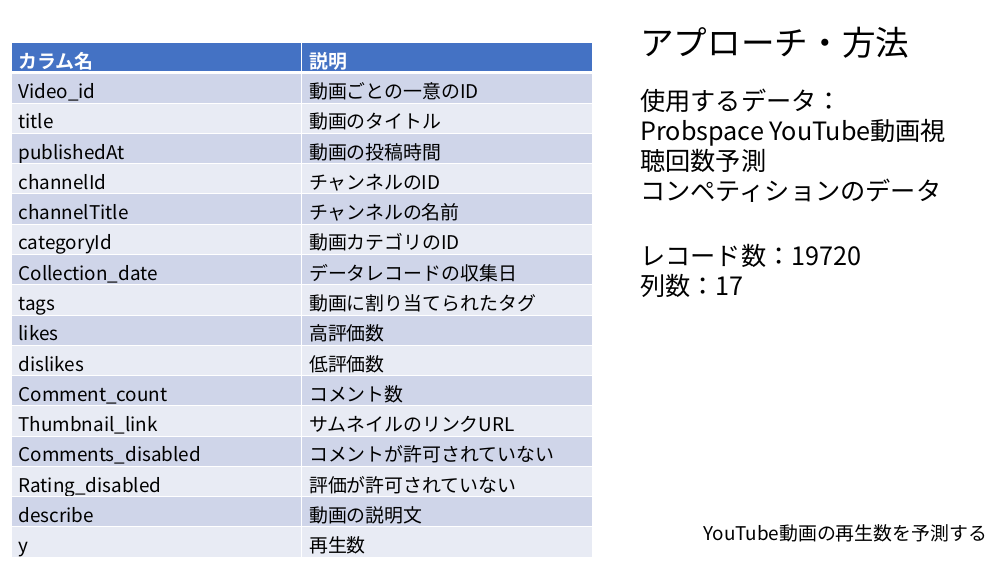
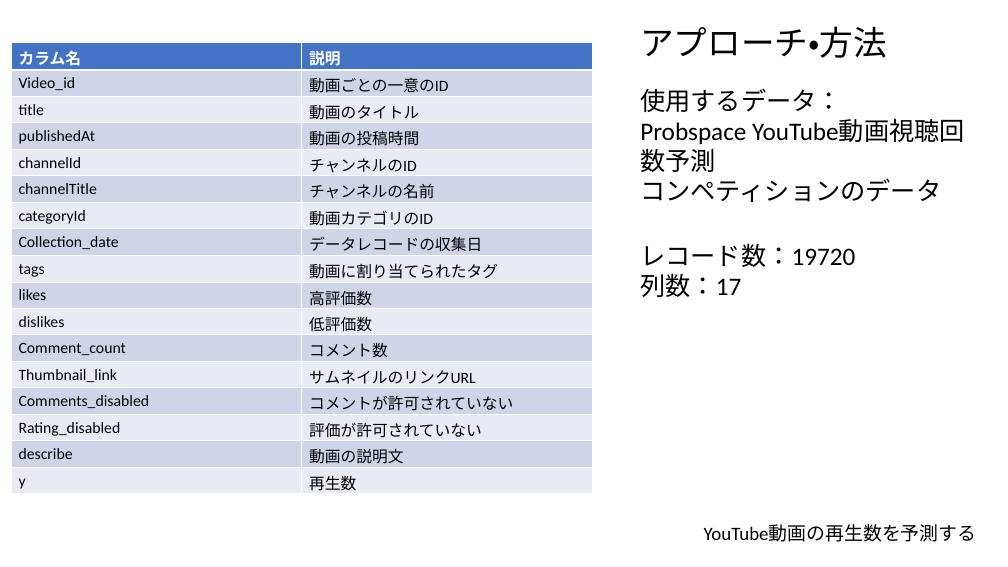
Before and after one commit to tsuru-kazu/research, a slide deck: slide 5 of docs/PD3_interim_report.pptx. Drawn at 1008x567 pixels with LibreOffice and Linux fonts; fonts in the diff are those of the drawing. Boxes give left, top, right and bottom in pixels: in the first picture for what was removed or moved away, otherwise in the second. Text is boxed around its words. In the diff, an @@ line names an element or a change of style, - is before the commit and + after.

```diff
--- a/docs/PD3_interim_report.pptx
+++ b/docs/PD3_interim_report.pptx
@@ table at box(11, 42, 592, 495) @@
@@ size 18 to 15 pt, font Noto Sans CJK JP to Calibri @@
@@ font Noto Sans CJK JP to Calibri in 4 elements at box(640, 26, 887, 58), box(640, 88, 941, 202), box(640, 243, 855, 297), box(704, 525, 977, 542) @@
```
Also in this commit, not shown: 10 other slides changed, 4 other files.
